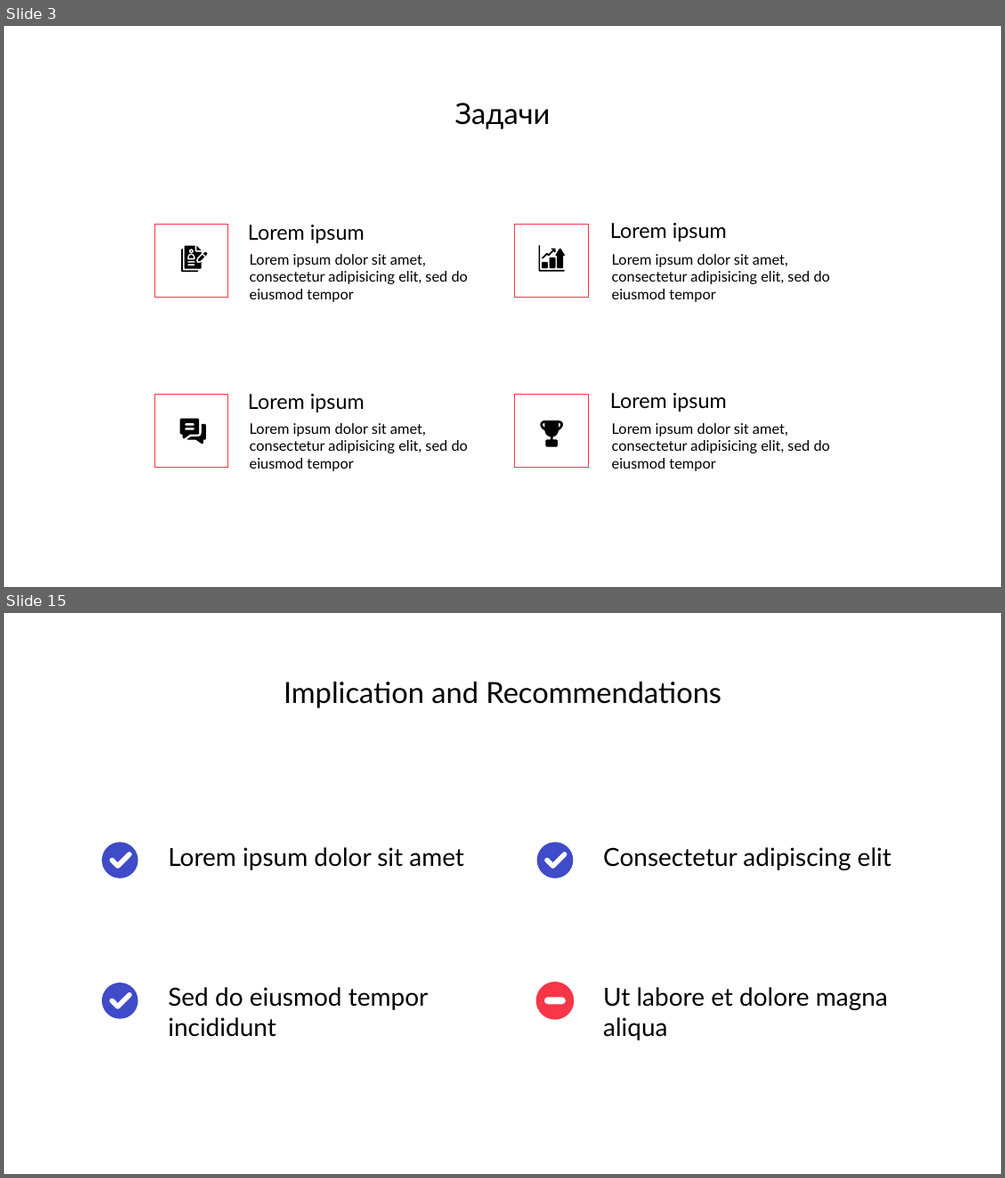
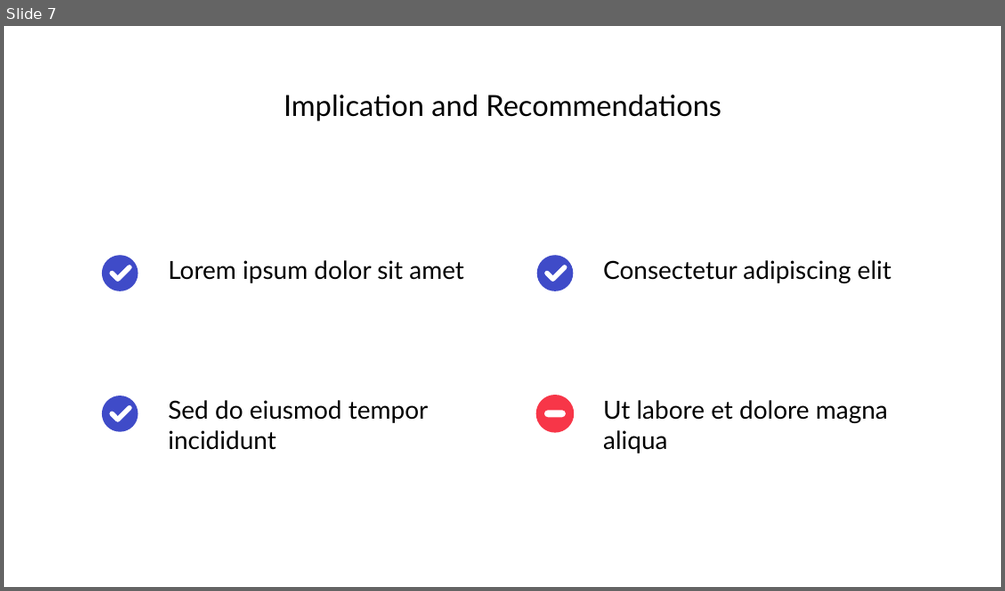
Before and after one commit to alwegr/gorodinec-graduate-project, a slide deck: misc/презентация/Городинец А.Д. ИСП-20.pptx. Shown one above the other, each under a label of ours: slides 3 and 15 before the commit, slide 7 after it; the slides between them are not shown. The pictures are 1005x1178 and 1005x591 pixels, drawn with LibreOffice and Linux fonts; fonts in the diff are those of the drawing; background and template pictures are left out. Boxes give left, top, right and bottom in pixels: in the first picture for what was removed or moved away, otherwise in the second. Text is boxed around its words. In the diff, an @@ line names an element or a change of style, - is before the commit and + after.

```diff
--- a/misc/презентация/Городинец А.Д. ИСП-20.pptx
+++ b/misc/презентация/Городинец А.Д. ИСП-20.pptx
@@ slide 3 removed at bbox=[4, 26, 1001, 587], background picture (left out); not listed: 2 template elements that a slide beside it also shows @@
@@ text removed at bbox=[455, 103, 550, 129] @@
-Задачи
@@ rectangle removed at bbox=[154, 224, 227, 297] @@
@@ text removed at bbox=[248, 224, 364, 243] @@
-Lorem ipsum
@@ rectangle removed at bbox=[515, 224, 588, 297] @@
@@ text removed at bbox=[610, 223, 727, 241] @@
-Lorem ipsum
@@ group removed at bbox=[180, 245, 208, 272]: 7 freeform shapes @@
@@ text removed at bbox=[250, 254, 468, 302] @@
-Lorem ipsum dolor sit amet, consectetur adipisicing elit, sed do eiusmod tempor
@@ group removed at bbox=[538, 244, 565, 272]: 5 freeform shapes @@
@@ text removed at bbox=[612, 254, 830, 302] @@
-Lorem ipsum dolor sit amet, consectetur adipisicing elit, sed do eiusmod tempor
@@ rectangle removed at bbox=[154, 394, 227, 467] @@
@@ text removed at bbox=[248, 394, 364, 412] @@
-Lorem ipsum
@@ rectangle removed at bbox=[515, 394, 588, 467] @@
@@ text removed at bbox=[610, 393, 727, 411] @@
-Lorem ipsum
@@ freeform shape removed at bbox=[179, 418, 199, 439] @@
@@ freeform shape removed at bbox=[186, 423, 206, 443] @@
@@ text removed at bbox=[250, 423, 468, 471] @@
-Lorem ipsum dolor sit amet, consectetur adipisicing elit, sed do eiusmod tempor
@@ freeform shape removed at bbox=[540, 420, 563, 447] @@
@@ text removed at bbox=[612, 423, 830, 471] @@
-Lorem ipsum dolor sit amet, consectetur adipisicing elit, sed do eiusmod tempor
@@ what was slide 15 is now slide 7 @@
```
Also in this commit, not shown: 4 slides changed, 4 slides added, 16 other slides removed, 42 other files.
